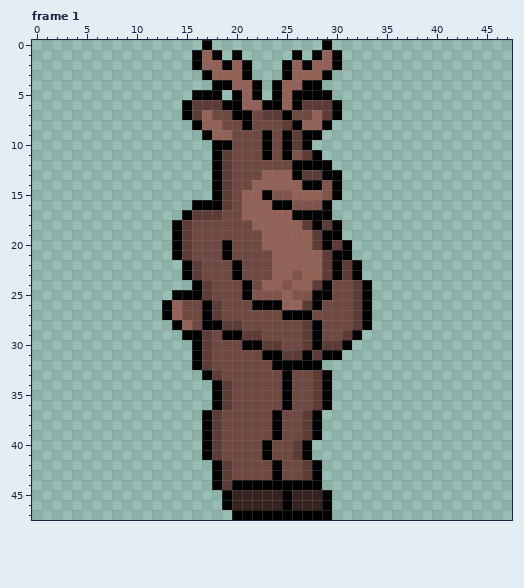
A pixel-art file gets an edit: TerraGuardian Sprites/Reindeer Tutor Guardian.aseprite. Above is the file before it was changed.
48x48 pixels, 31 frames. Colours within 5 levels of each other are drawn and written as one. Shown: frame 1. The commit also changed other frames, which this record leaves out.
The same view after the edit:
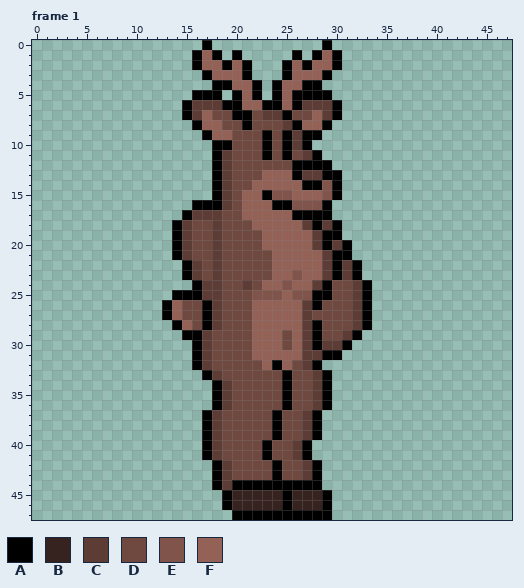
Palette (. is transparent): A #000000  B #36231f  C #5c3c35  D #6f4940  E #80544a  F #946156
Log entry: Finished Snake Guardian spritework. Fixed an issue with Luna's backward revive sprite.
What changed:
layer "Body Color" now shown
--- frame 1, layer "Body Color"
@@ x 24..28 @@
 10 DACA.
-11 DAECA
+11 DADCA
 12 DDAAA
@@ x 16..29 @@
 17 CCCDDFFFFFAAAA
-18 DDDDDDFFFFFCAC
-19 DDDDDDDFFFFFCA
-20 DDDADDDFFFFFCA
-21 DDDADDDDFFFFFC
-22 CDDDADDDFFFFFC
-23 CDDDADDDFFEFFC
-24 ACDDDADFFEFFCA
-25 ACDDDAEEEFEEAA
-26 DACDDDAAAFFCAD
-27 DACDDDDDDAAADD
-28 DAACCDDDDDDCAD
-29 ACDAACCDDDDCAD
-30 ACDDDAACCDDCAC
-31 ACDDDDDAACCACA
-32 ACDDDDDDAAAAA.
+18 DDCDDDFFFFFCAC
+19 DDCDDDDFFFFFCA
+20 DDCDDDDFFFFFCA
+21 DDCDDDDDFFFFFC
+22 CDCDDDDDFFFFFC
+23 CDCDDDDDFFEFFC
+24 ACCDDCDFFEFFCA
+25 ACCDDDEEEFEEAA
+26 DACDDDFFFFFCAD
+27 DACDDDFFFFFCDD
+28 DACDDDFFFFFCAD
+29 ACDDDDFFFDFCAD
+30 ACDDDDFFFDFCAC
+31 ACDDDDFFFFFCCA
+32 ACDDDDDFAFDCA.
 33 .ACDDDDDDADDCA
